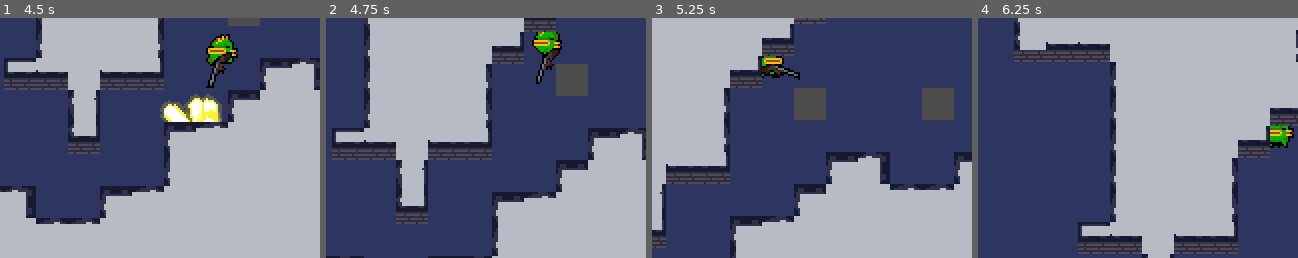
Above: before the commit, frames 1-4 (left to right).
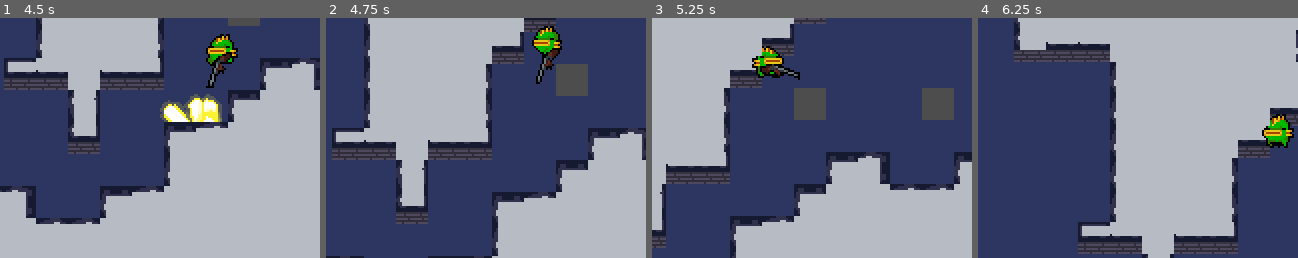
Above: after the commit, the same moments.

Repository: Tuzapeno/nuclear-throne-copy
Game: Godot game, scene res://Scenes/main.tscn
The game is run twice, just before and just after one commit, with the same random seed, the same clock (stepped at 60 frames per second) and the same inputs.
Inputs (mouse positions are % of the whole screen's width and height, from its top left):
- Up to frame 1 (4.5 s): click "Play" at 0.5 s; click (50, 50) at 1.25 s; tap Enter at 2, 4.25 s; move the mouse to (72, 45) at 2.02 s; press the mouse at (72, 45) at 2.03 s; hold D (move_right) 2.03-2.78 s; move the mouse to (30, 55) at 2.77 s; release the mouse at (30, 55) at 2.78 s; hold S (move_down) 2.78-3.53 s; tap Space (swap_weapons) at 2.85, 3.5 s; move the mouse to (60, 28) at 3.52 s; hold D (move_right) 3.53-4.28 s; tap E (use) at 3.6 s; move the mouse to (45, 70) at 4.27 s; hold W (move_up) from 4.28 s (still down); click (45, 70) at 4.35 s
- Up to frame 2 (4.75 s): keep holding W (move_up)
- Up to frame 3 (5.25 s): move the mouse to (80, 65) at 5.02 s; release W (move_up) at 5.03 s; hold A (move_left) from 5.03 s (still down); tap Space (swap_weapons) at 5.1 s
- Up to frame 4 (6.25 s): keep holding A (move_left); move the mouse to (20, 35) at 5.77 s; tap E (use) at 5.85 s
The pictures show only the part of the screen within x 18-68%, y 32-82%; the shares and areas given below are measured in that part.

Frame 1 is identical in both runs. In frame 2, 0.1% of the frame differs, in the area x 66-72%, y 3-6%; in frame 3, 0.4%; in frame 4, 0.4%, in the area x 88-98%, y 40-54%.

Commit message:
fix Y-Sorting

Diff:
--- a/Scenes/level.tscn
+++ b/Scenes/level.tscn
@@ -6,28 +6,20 @@
 [sub_resource type="TileSetAtlasSource" id="TileSetAtlasSource_w2bju"]
 texture = ExtResource("2_aem6u")
 1:0/0 = 0
-1:0/0/z_index = 3
 1:0/0/physics_layer_0/polygon_0/points = PackedVector2Array(-6, -6, 6, -6, 6, 8, -6, 8)
 2:0/0 = 0
-2:0/0/z_index = 3
 2:0/0/physics_layer_0/polygon_0/points = PackedVector2Array(-6, -8, 6, -8, 6, 8, -6, 8)
 3:0/0 = 0
-3:0/0/z_index = 3
 3:0/0/physics_layer_0/polygon_0/points = PackedVector2Array(-8, -6, 6, -6, 6, 8, -8, 8)
 4:0/0 = 0
-4:0/0/z_index = 3
 4:0/0/physics_layer_0/polygon_0/points = PackedVector2Array(-8, -8, 6, -8, 6, 8, -8, 8)
 0:1/0 = 0
-0:1/0/z_index = 3
 0:1/0/physics_layer_0/polygon_0/points = PackedVector2Array(-6, -6, 8, -6, 8, 8, -6, 8)
 1:1/0 = 0
-1:1/0/z_index = 3
 1:1/0/physics_layer_0/polygon_0/points = PackedVector2Array(-6, -8, 8, -8, 8, 8, -6, 8)
 2:1/0 = 0
-2:1/0/z_index = 3
 2:1/0/physics_layer_0/polygon_0/points = PackedVector2Array(-8, -6, 8, -6, 8, 8, -8, 8)
 3:1/0 = 0
-3:1/0/z_index = 3
 3:1/0/physics_layer_0/polygon_0/points = PackedVector2Array(-8, -8, 8, -8, 8, 8, -8, 8)
 4:2/0 = 0
 4:2/0/z_index = 3
--- a/Scripts/Levels/level.gd
+++ b/Scripts/Levels/level.gd
@@ -36,8 +36,8 @@
 	# Drunkard walk
 	var drunkman: DrunkardWalk = DrunkardWalk.new(Vector2i(grid_size / 2, grid_size / 2))
 	for i in range(drunkward_iterations):
-		var position: Vector2i = drunkman.move(grid_size)
-		grid[position.x][position.y] = FLOOR
+		var _position: Vector2i = drunkman.move(grid_size)
+		grid[_position.x][_position.y] = FLOOR
 
 	# Add player
 	add_child(Globals.player)
@@ -45,6 +45,9 @@
 	# Set player position and adjust to the center of the tile
 	Globals.player.position = Vector2(drunkman.position.x * Globals.tile_size, drunkman.position.y * Globals.tile_size)
 	Globals.player.position += Vector2(Globals.half_tile, Globals.half_tile) # Adjust player position to the center of the tile
+
+	print("WALL: ", WALL)
+	print("FLOOR: ", FLOOR)
 
 	# Instantiate walls
 	for x in range(grid_size):
@@ -55,6 +58,9 @@
 				tm_layer.set_cell(Vector2i(x, y), DESERT_TILESET_ID, atlas_coord)
 			elif grid[x][y] == FLOOR:
 				tm_layer.set_cell(Vector2i(x, y), DESERT_TILESET_ID, Vector2i(2, 3))
+
+			else:
+				print("TYPE OF TILE NOT RECOGNIZED: ", grid[x][y])
 
 
 
